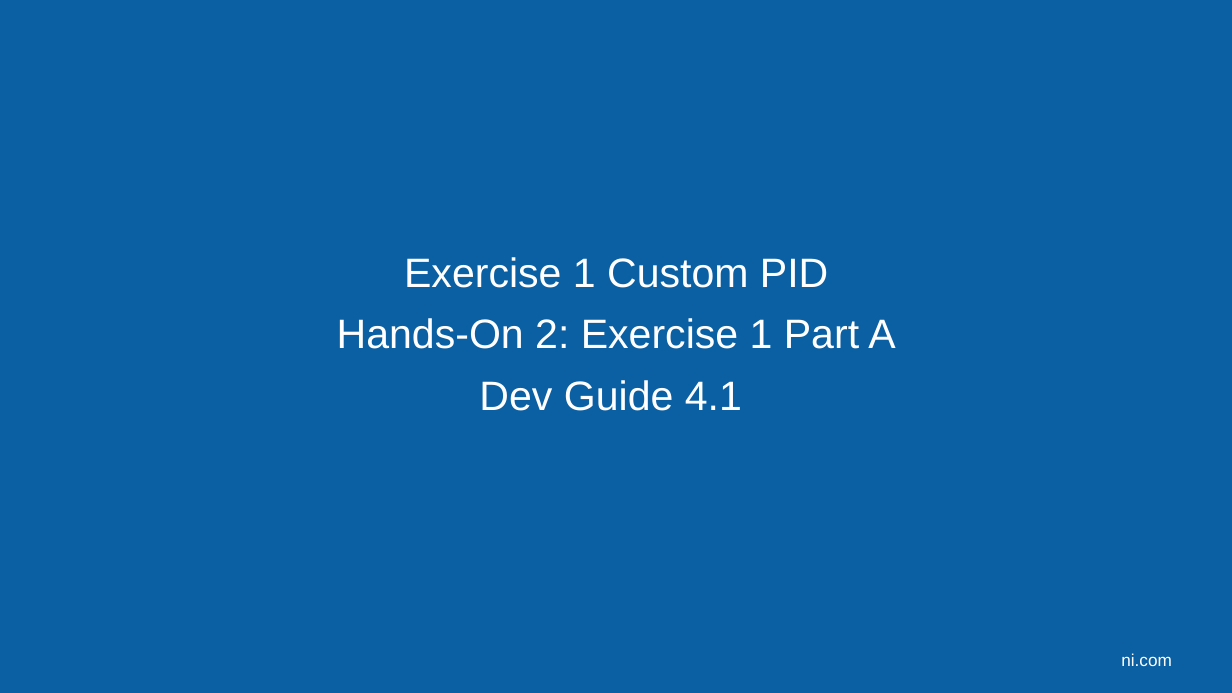
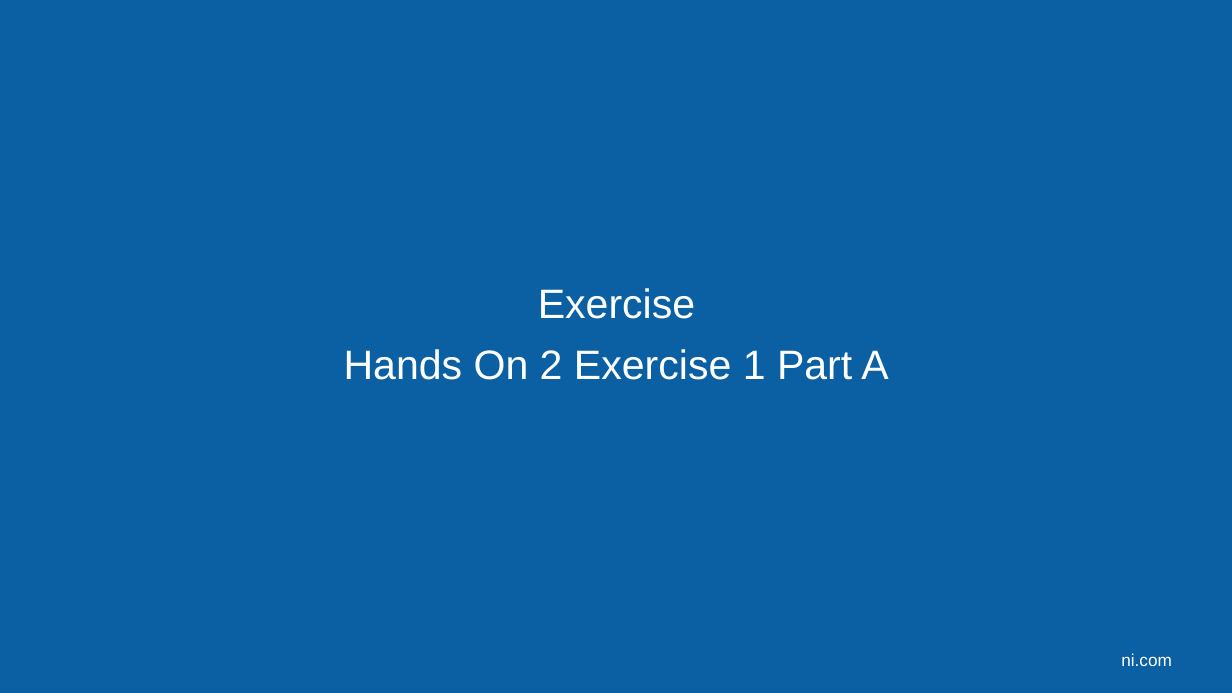
Before and after one commit to LabVIEW-DCAF/Documentation, a slide deck: slide 16 of Trunk/Getting Started Material/DCAF Training/6 Static Modules.pptx (slide 12 before the commit). Drawn at 1232x693 pixels with LibreOffice and Linux fonts; fonts in the diff are those of the drawing; background and template pictures are left out. Boxes give left, top, right and bottom in pixels: in the first picture for what was removed or moved away, otherwise in the second. Text is boxed around its words. In the diff, an @@ line names an element or a change of style, - is before the commit and + after.

```diff
--- a/Trunk/Getting Started Material/DCAF Training/6 Static Modules.pptx
+++ b/Trunk/Getting Started Material/DCAF Training/6 Static Modules.pptx
@@ text at [344, 288, 888, 380]: text changed @@
-Exercise 1 Custom PID
-Hands-On 2: Exercise 1 Part A
-Dev Guide 4.1
+Exercise
+Hands On 2 Exercise 1 Part A
```
Also in this commit, not shown: 9 other slides changed, 34 slides added, 12 slides removed.
